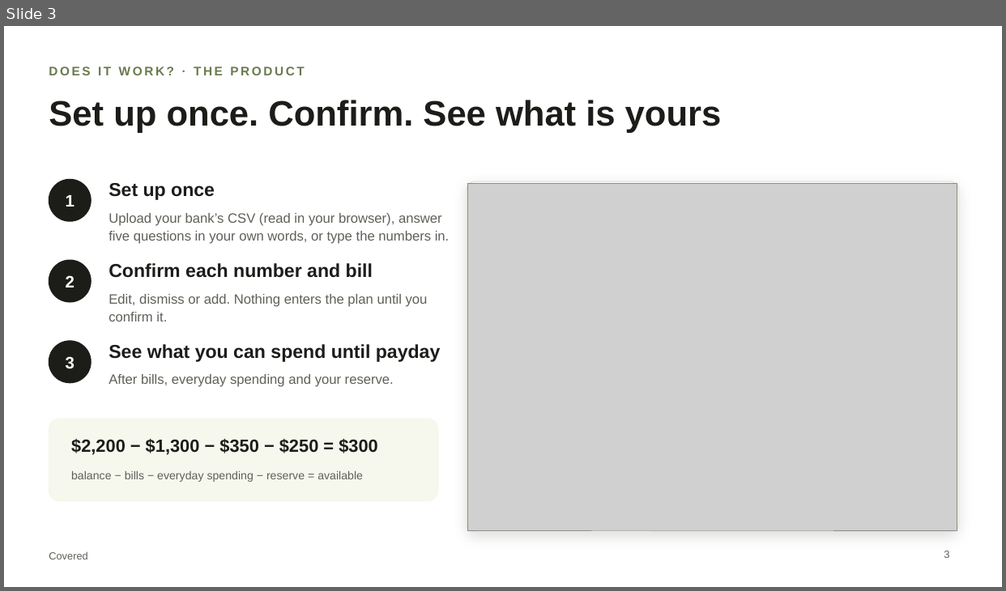
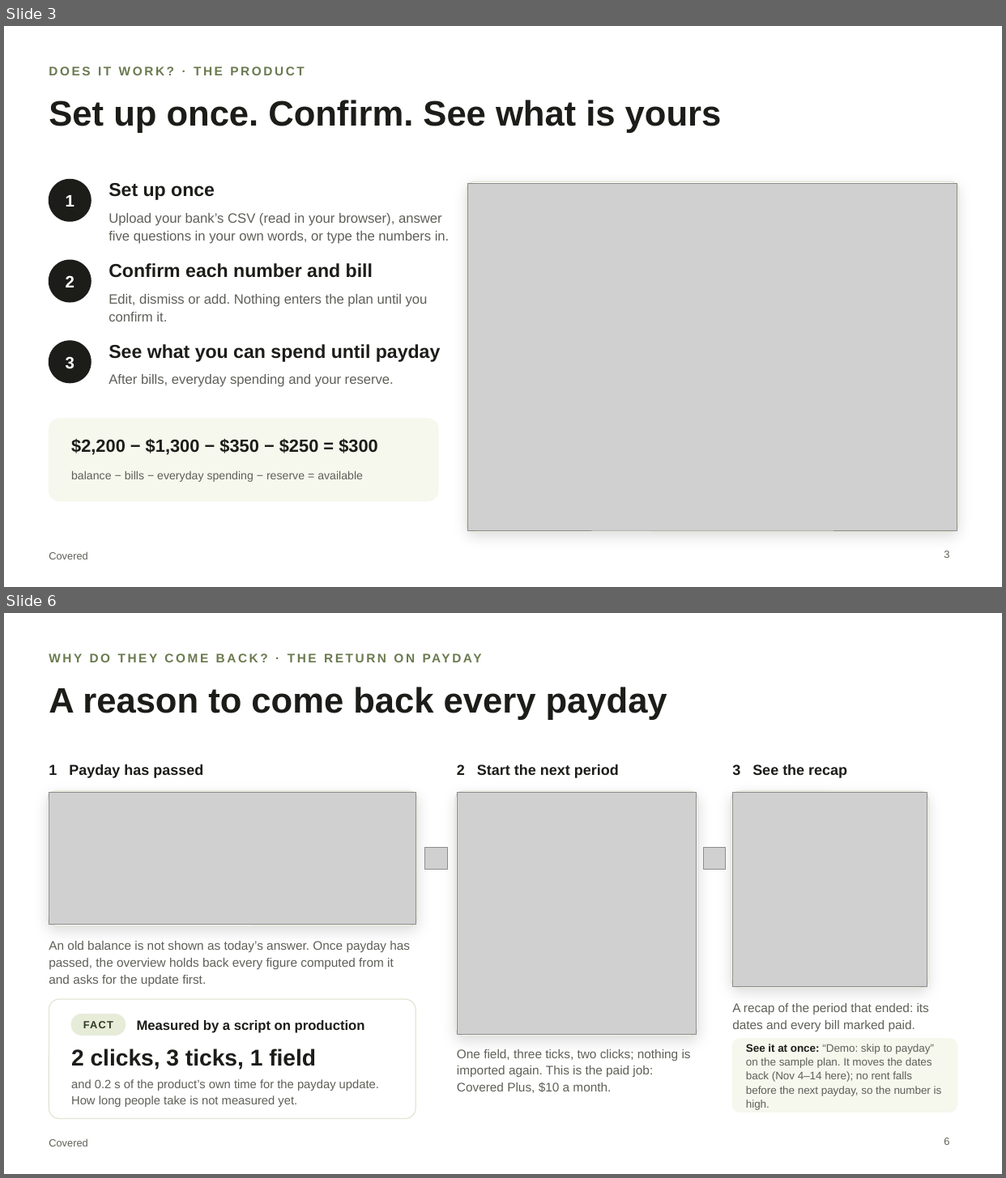
Before and after one commit to chinusoid/FractureTeam, a slide deck: pitch/covered-pitch.pptx. Shown one above the other, each under a label of ours: slide 3 before the commit, slides 3 and 6 after it; the slides between them are not shown. The pictures are 1006x591 and 1006x1178 pixels, drawn with LibreOffice and Linux fonts; fonts in the diff are those of the drawing; grey boxes stand for pictures. Boxes give left, top, right and bottom in pixels: in the first picture for what was removed or moved away, otherwise in the second. Text is boxed around its words. In the diff, an @@ line names an element or a change of style, - is before the commit and + after.

```diff
--- a/pitch/covered-pitch.pptx
+++ b/pitch/covered-pitch.pptx
@@ slide 6 added at bbox=[4, 613, 1002, 1174], background #FFFFFF; not listed: 1 template element that a slide beside it also shows @@
@@ text added at bbox=[49, 650, 648, 673], 12 pt, text #6B7A4F, bold @@
+WHY DO THEY COME BACK? · THE RETURN ON PAYDAY
@@ title added at bbox=[49, 687, 667, 720], 34 pt, text #1C1C19, bold @@
+A reason to come back every payday
@@ text added at bbox=[49, 764, 203, 778], 14 pt, text #1C1C19, bold @@
+1 Payday has passed
@@ text added at bbox=[457, 764, 619, 778], 14 pt, text #1C1C19, bold @@
+2 Start the next period
@@ text added at bbox=[732, 764, 847, 778], 14 pt, text #1C1C19, bold @@
+3 See the recap
@@ rounded rectangle added at bbox=[48, 791, 417, 926], fill #FFFFFF, outline #E3E5D6 1 pt @@
@@ picture added at bbox=[49, 793, 415, 924] @@
@@ rounded rectangle added at bbox=[455, 791, 698, 1036], fill #FFFFFF, outline #E3E5D6 1 pt @@
@@ picture added at bbox=[457, 793, 697, 1034] @@
@@ rounded rectangle added at bbox=[731, 791, 928, 988], fill #FFFFFF, outline #E3E5D6 1 pt @@
@@ picture added at bbox=[732, 793, 927, 986] @@
@@ picture added at bbox=[424, 847, 447, 870] @@
@@ picture added at bbox=[703, 847, 726, 870] @@
@@ text added at bbox=[49, 941, 410, 986], 12 pt, text #5F6058 @@
+An old balance is not shown as today’s answer. Once payday has passed, the overview holds back every figure computed from it and asks for the update first.
@@ rounded rectangle added at bbox=[49, 999, 415, 1119], fill #FFFFFF, outline #E3E5D6 1 pt @@
@@ rounded rectangle added at bbox=[71, 1014, 126, 1035], fill #E7ECD9, outline #E7ECD9 1 pt @@
@@ text added at bbox=[83, 1021, 113, 1029], 10 pt, text #2F3A26, bold @@
+FACT
@@ text added at bbox=[137, 1020, 365, 1033], 13 pt, text #1C1C19, bold @@
+Measured by a script on production
@@ text added at bbox=[732, 1003, 929, 1032], 12 pt, text #5F6058 @@
+A recap of the period that ended: its dates and every bill marked paid.
@@ text added at bbox=[71, 1049, 316, 1070], 22 pt, text #1C1C19, bold @@
+2 clicks, 3 ticks, 1 field
@@ text added at bbox=[457, 1050, 691, 1093], 12 pt, text #5F6058 @@
+One field, three ticks, two clicks; nothing is imported again. This is the paid job: Covered Plus, $10 a month.
@@ rounded rectangle added at bbox=[732, 1039, 957, 1112], fill #F6F7ED, outline #F6F7ED 1 pt @@
@@ text added at bbox=[746, 1044, 942, 1110], 10.5 pt, text #5F6058 @@
+See it at once: “Demo: skip to payday” on the sample plan. It moves the dates back (Nov 4–14 here); no rent falls before the next payday, so the number is high.
@@ text added at bbox=[71, 1080, 379, 1107], 11.5 pt, text #5F6058 @@
+and 0.2 s of the product’s own time for the payday update. How long people take is not measured yet.
@@ page number added at bbox=[944, 1138, 949, 1145], 10 pt, text #5F6058 @@
+6
```
Also in this commit, not shown: 7 slides changed, 1 slide removed, 4 other files.
